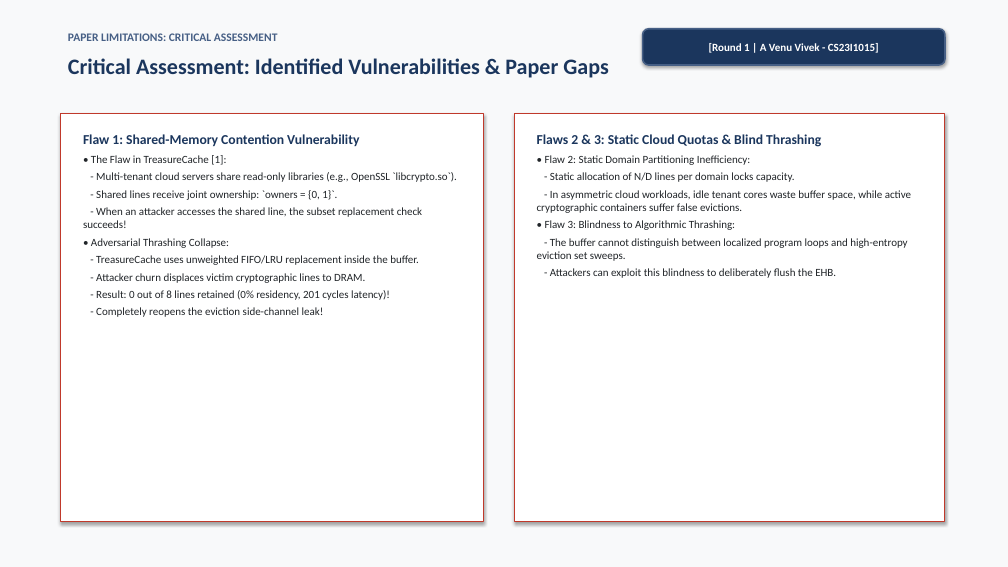
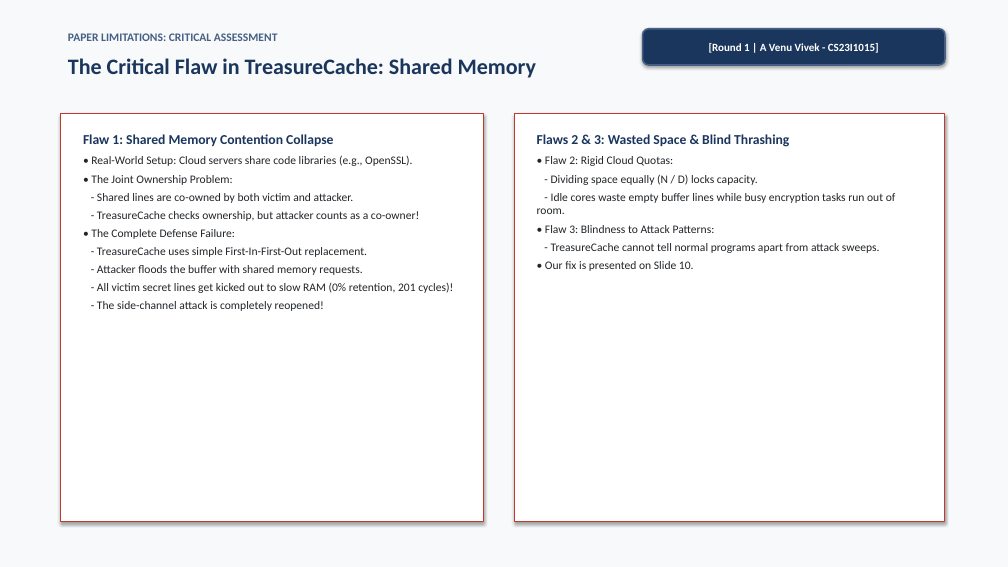
Before and after one commit to Sripadh16/IS-project, a slide deck: slide 9 of TreasureCache_Presentation.pptx. Drawn at 1008x567 pixels with LibreOffice and Linux fonts; fonts in the diff are those of the drawing. Boxes give left, top, right and bottom in pixels: in the first picture for what was removed or moved away, otherwise in the second. Text is boxed around its words. In the diff, an @@ line names an element or a change of style, - is before the commit and + after.

```diff
--- a/TreasureCache_Presentation.pptx
+++ b/TreasureCache_Presentation.pptx
@@ text at (68,58,536,78): text changed @@
-Critical Assessment: Identified Vulnerabilities & Paper Gaps
+The Critical Flaw in TreasureCache: Shared Memory
@@ text at (83,134,453,311): text changed; size 10.5 to 11 pt @@
-Flaw 1: Shared-Memory Contention Vulnerability
-• The Flaw in TreasureCache [1]:
-- Multi-tenant cloud servers share read-only libraries (e.g., OpenSSL `libcrypto.so`).
-- Shared lines receive joint ownership: `owners = {0, 1}`.
-- When an attacker accesses the shared line, the subset replacement check succeeds!
-• Adversarial Thrashing Collapse:
-- TreasureCache uses unweighted FIFO/LRU replacement inside the buffer.
-- Attacker churn displaces victim cryptographic lines to DRAM.
-- Result: 0 out of 8 lines retained (0% residency, 201 cycles latency)!
-- Completely reopens the eviction side-channel leak!
+Flaw 1: Shared Memory Contention Collapse
+• Real-World Setup: Cloud servers share code libraries (e.g., OpenSSL).
+• The Joint Ownership Problem:
+- Shared lines are co-owned by both victim and attacker.
+- TreasureCache checks ownership, but attacker counts as a co-owner!
+• The Complete Defense Failure:
+- TreasureCache uses simple First-In-First-Out replacement.
+- Attacker floods the buffer with shared memory requests.
+- All victim secret lines get kicked out to slow RAM (0% retention, 201 cycles)!
+- The side-channel attack is completely reopened!
@@ text at (537,134,896,271): text changed; size 10.5 to 11 pt @@
-Flaws 2 & 3: Static Cloud Quotas & Blind Thrashing
-• Flaw 2: Static Domain Partitioning Inefficiency:
-- Static allocation of N/D lines per domain locks capacity.
-- In asymmetric cloud workloads, idle tenant cores waste buffer space, while active cryptographic containers suffer false evictions.
-• Flaw 3: Blindness to Algorithmic Thrashing:
-- The buffer cannot distinguish between localized program loops and high-entropy eviction set sweeps.
-- Attackers can exploit this blindness to deliberately flush the EHB.
+Flaws 2 & 3: Wasted Space & Blind Thrashing
+• Flaw 2: Rigid Cloud Quotas:
+- Dividing space equally (N / D) locks capacity.
+- Idle cores waste empty buffer lines while busy encryption tasks run out of room.
+• Flaw 3: Blindness to Attack Patterns:
+- TreasureCache cannot tell normal programs apart from attack sweeps.
+• Our fix is presented on Slide 10.
```
Also in this commit, not shown: 19 other slides changed, 5 other files.
